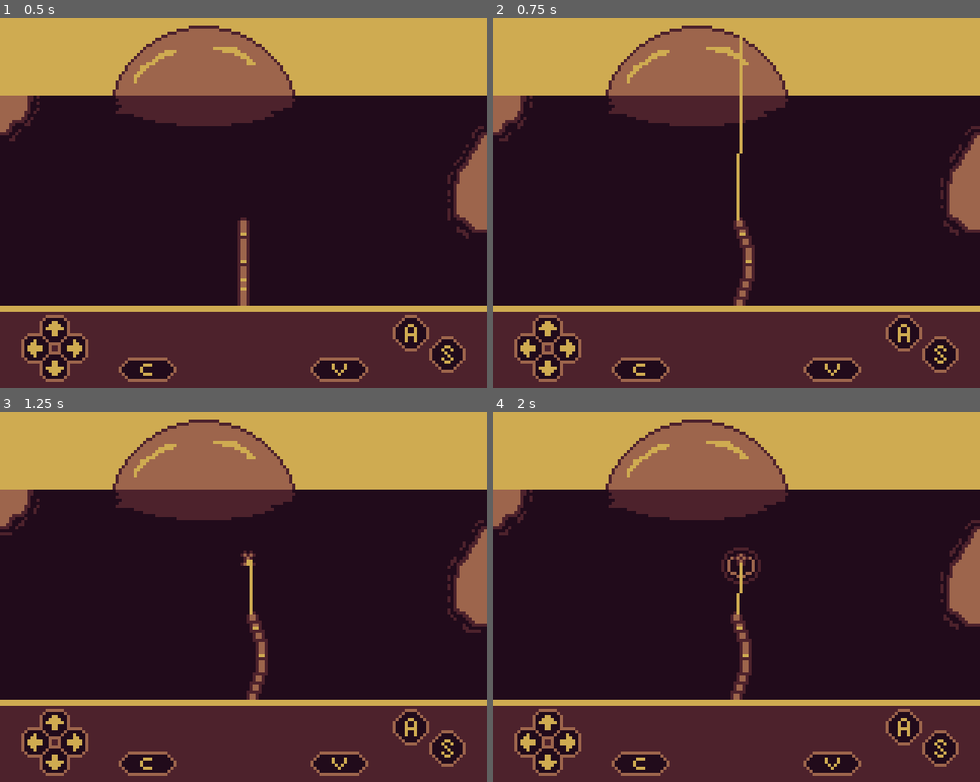
Above: before the commit, frames 1-4 (two rows, left to right).
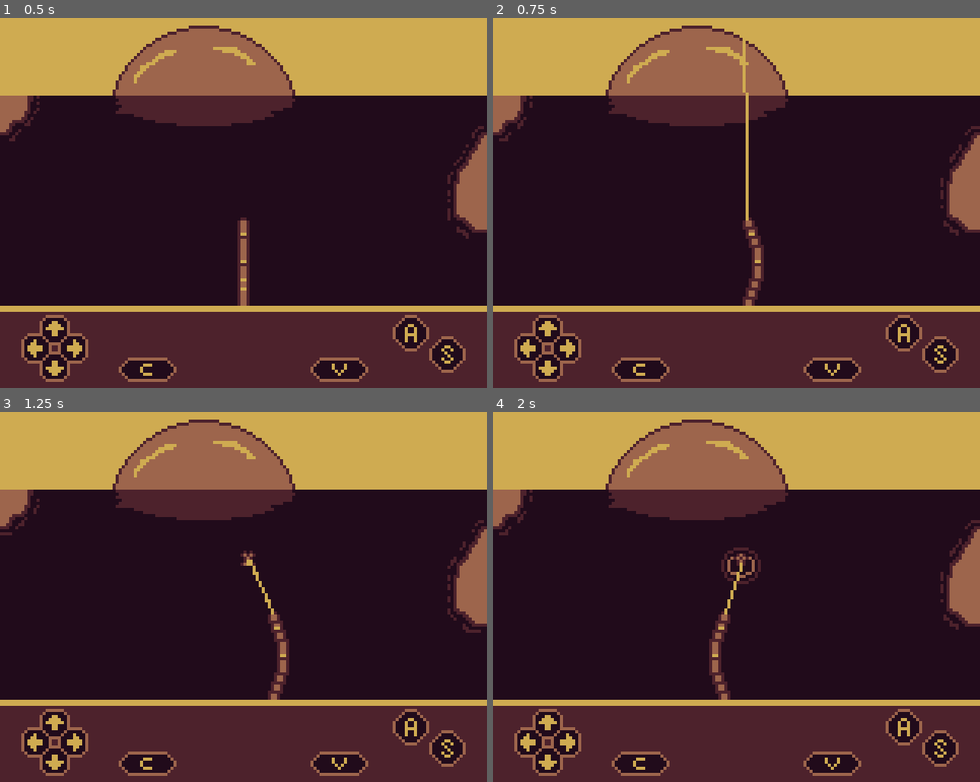
Above: after the commit, the same moments.

Repository: AparneetDey/luckyCatch
Game: Godot game, scene res://scenes/world/world.tscn
The game is run twice, just before and just after one commit, with the same random seed, the same clock (stepped at 60 frames per second) and the same inputs.
Inputs:
- Up to frame 1 (0.5 s): no input
- Up to frame 2 (0.75 s): hold Right (right) from 0.53 s (still down); hold S (s) from 0.53 s (still down); tap A (a) at 0.6 s
- Up to frame 3 (1.25 s): keep holding Right (right); keep holding S (s)
- Up to frame 4 (2 s): release Right (right) at 1.28 s; release S (s) at 1.28 s; hold Left (left) from 1.28 s (still down); tap S (s) at 1.35 s; tap A (a) at 1.55 s

Frame 1 is identical in both runs. In frame 2, 1.5% of the frame differs, in the area x 49-56%, y 5-78%; in frame 3, 1.4%; in frame 4, 1.4%.

Commit message:
Add fish catch/fail pop-up flow
Introduces a new catch result UI with reusable `FishDisplay` and `FishCaughtPopUp` scenes, plus new font/background/fail assets for presentation. Fishing state logic now tracks in-zone catch progress and out-of-zone danger time, emits `fish_caught`/`catch_failed` signals from `StateManager`, and transitions to CAUGHT/FAILED accordingly. UI now listens for these signals to show the fish caught card or a catch-failed card, and rod tuning/debug cleanup was included for smoother gameplay behavior.

Diff:
--- a/managers/state_manager.gd
+++ b/managers/state_manager.gd
@@ -7,3 +7,6 @@
 
 signal update_reel_indicator(value: float)
 signal update_safe_zone(size: float, position: float)
+
+signal fish_caught(fish: FishData)
+signal catch_failed
--- a/scenes/fishingRod/bamboo_rod.gd
+++ b/scenes/fishingRod/bamboo_rod.gd
@@ -15,7 +15,6 @@
 
 func _ready() -> void:
 	initial_position = position
-	print("rod")
 
 func _process(delta: float) -> void:
 	handle_animation()
@@ -47,5 +46,3 @@
 		var target_x := initial_position.x + max_shift_from_center * input_dir
 
 		position.x = move_toward(position.x, target_x, pull_speed * delta)
-
-	print(position.x)
--- a/scenes/fishingRod/bamboo_rod.tscn
+++ b/scenes/fishingRod/bamboo_rod.tscn
@@ -131,8 +131,8 @@
 [node name="BambooRod" type="Node2D" unique_id=1336956881]
 script = ExtResource("1_ged40")
 max_shift_from_center = 10
-pull_speed = 4.0
-return_speed = 2.0
+pull_speed = 20.0
+return_speed = 16.0
 
 [node name="BambooRodSprite" type="Sprite2D" parent="." unique_id=1479466855]
 texture = ExtResource("2_jm16a")
--- a/scenes/fishingRod/fishing.gd
+++ b/scenes/fishingRod/fishing.gd
@@ -1,6 +1,7 @@
 class_name Fishing
 extends Node2D
 
+const DANGER_LIMIT : float = 5.0
 
 @onready var bamboo_rod: BambooRod = %BambooRod
 @onready var bobber: Bobber = %Bobber
@@ -9,7 +10,9 @@
 
 enum State {IDLE, CASTING, WAITING, BITE, FIGHT, CAUGHT, FAILED}
 
+var catch_progress : float = 0.0
 var current_fish : FishData = null
+var danger_time : float = 0.0
 var reel_speed : float
 var release_speed : float
 var state := State.IDLE
@@ -25,7 +28,9 @@
 	fishing_line.visible = isFishing()
 	ripple.visible = state == State.BITE or state == State.FIGHT
 	handle_input(delta)
-	handleFishingLine()
+	handle_fishing_line()
+	handle_catch_time(delta)
+	handle_danger_time(delta)
 
 	if state == State.WAITING:
 		waiting_time -= delta
@@ -50,7 +55,6 @@
 		StateManager.reel_start.emit()
 
 	if state == State.FIGHT:
-		print(isInsideSafeZone())
 		if Input.is_action_pressed("s"):
 			tension += reel_speed * delta
 		else:
@@ -59,11 +63,33 @@
 		tension = clamp(tension, 0.0, 1.0)
 		StateManager.update_reel_indicator.emit(tension)
 
-func handleFishingLine() -> void:
+func handle_fishing_line() -> void:
 	var rod_point := fishing_line.to_local(bamboo_rod.line_point.global_position)
 	var bobber_point := fishing_line.to_local(bobber.line_point.global_position)
 	fishing_line.set_point_position(0, rod_point)
 	fishing_line.set_point_position(1, bobber_point)
+
+func handle_danger_time(delta: float) -> void:
+	if state == State.FIGHT:
+		if isInsideSafeZone():
+			danger_time = 0
+		else:
+			danger_time += delta
+
+			if danger_time >= DANGER_LIMIT:
+				print("Catch Fail")
+				StateManager.catch_failed.emit()
+				state = State.FAILED
+
+func handle_catch_time(delta: float) -> void:
+	if state == State.FIGHT:
+		if isInsideSafeZone():
+			catch_progress += delta
+
+			if catch_progress >= current_fish.required_catch_time:
+				print("Fish caught")
+				StateManager.fish_caught.emit(current_fish)
+				state = State.CAUGHT
 
 func isFishing() -> bool:
 	return [State.WAITING, State.BITE, State.FIGHT, State.CASTING].has(state)
--- /dev/null
+++ b/scenes/ui/fish_caught_pop_up.gd
@@ -0,0 +1,11 @@
+class_name FishCaughtPopUp
+extends Control
+
+@onready var fish_display: FishDisplay = $FishDisplay
+
+func _ready() -> void:
+	print(fish_display)
+
+func set_properties(fish_sprite: Texture, fish_name: String) -> void:
+	fish_display.set_fish_sprite(fish_sprite)
+	fish_display.set_fish_name(fish_name)
--- /dev/null
+++ b/scenes/ui/fish_caught_pop_up.tscn
@@ -0,0 +1,70 @@
+[gd_scene format=3 uid="uid://cowbb7nprsslk"]
+
+[ext_resource type="PackedScene" uid="uid://cmbfq2q1i1rk2" path="res://scenes/ui/fish_display.tscn" id="1_obau0"]
+[ext_resource type="Script" uid="uid://dysmhs5sbf2r4" path="res://scenes/ui/fish_caught_pop_up.gd" id="1_y5omu"]
+
+[sub_resource type="Animation" id="Animation_obau0"]
+length = 0.001
+tracks/0/type = "value"
+tracks/0/imported = false
+tracks/0/enabled = true
+tracks/0/path = NodePath("FishDisplay:scale")
+tracks/0/interp = 1
+tracks/0/loop_wrap = true
+tracks/0/keys = {
+"times": PackedFloat32Array(0),
+"transitions": PackedFloat32Array(1),
+"update": 0,
+"values": [Vector2(1e-05, 1e-05)]
+}
+
+[sub_resource type="Animation" id="Animation_y5omu"]
+resource_name = "start"
+length = 0.3
+step = 0.1
+tracks/0/type = "value"
+tracks/0/imported = false
+tracks/0/enabled = true
+tracks/0/path = NodePath("FishDisplay:scale")
+tracks/0/interp = 1
+tracks/0/loop_wrap = true
+tracks/0/keys = {
+"times": PackedFloat32Array(0, 0.2, 0.3),
+"transitions": PackedFloat32Array(1, 1, 1),
+"update": 0,
+"values": [Vector2(1e-05, 1e-05), Vector2(1.2, 1.2), Vector2(1, 1)]
+}
+
+[sub_resource type="AnimationLibrary" id="AnimationLibrary_7j6al"]
+_data = {
+&"RESET": SubResource("Animation_obau0"),
+&"start": SubResource("Animation_y5omu")
+}
+
+[node name="FishCaughtPopUp" type="Control" unique_id=457721746]
+layout_mode = 3
+anchors_preset = 15
+anchor_right = 1.0
+anchor_bottom = 1.0
+grow_horizontal = 2
+grow_vertical = 2
+script = ExtResource("1_y5omu")
+
+[node name="FishDisplay" parent="." unique_id=600934481 instance=ExtResource("1_obau0")]
+layout_mode = 1
+anchors_preset = 8
+anchor_left = 0.5
+anchor_top = 0.5
+anchor_right = 0.5
+anchor_bottom = 0.5
+offset_left = -24.0
+offset_top = -24.0
+offset_right = 24.0
+offset_bottom = 24.0
+grow_horizontal = 2
+grow_vertical = 2
+scale = Vector2(1e-05, 1e-05)
+
+[node name="AnimationPlayer" type="AnimationPlayer" parent="." unique_id=65919721]
+libraries/ = SubResource("AnimationLibrary_7j6al")
+autoplay = &"start"
--- /dev/null
+++ b/scenes/ui/fish_display.gd
@@ -0,0 +1,11 @@
+class_name FishDisplay
+extends TextureRect
+
+@onready var fish_sprite: TextureRect = $FishSprite
+@onready var fish_name: Label = $FishName
+
+func set_fish_sprite(sprite: Texture) -> void:
+	fish_sprite.texture = sprite
+
+func set_fish_name(display_name: String) -> void:
+	fish_name.text = display_name
--- /dev/null
+++ b/scenes/ui/fish_display.tscn
@@ -0,0 +1,46 @@
+[gd_scene format=3 uid="uid://cmbfq2q1i1rk2"]
+
+[ext_resource type="Texture2D" uid="uid://u6y4jm5hqsgi" path="res://assets/ui/fish-display-bg.png" id="1_gooy8"]
+[ext_resource type="Texture2D" uid="uid://dixj75knl2avg" path="res://assets/fishes/fish-1-silhouette.png" id="2_aojk4"]
+[ext_resource type="Script" uid="uid://c3e5rjs0xk8e" path="res://scenes/ui/fish_display.gd" id="2_gh33q"]
+[ext_resource type="FontFile" uid="uid://do6cfgycbkct6" path="res://assets/fonts/my 3x5 tiny mono pixel font.ttf" id="4_gh33q"]
+
+[node name="FishDisplay" type="TextureRect" unique_id=600934481]
+offset_right = 64.0
+offset_bottom = 48.0
+pivot_offset = Vector2(24, 24)
+texture = ExtResource("1_gooy8")
+stretch_mode = 2
+script = ExtResource("2_gh33q")
+
+[node name="FishSprite" type="TextureRect" parent="." unique_id=178530346]
+layout_mode = 1
+anchors_preset = 8
+anchor_left = 0.5
+anchor_top = 0.5
+anchor_right = 0.5
+anchor_bottom = 0.5
+offset_left = -16.0
+offset_top = -19.0
+offset_right = 16.0
+offset_bottom = 13.0
+grow_horizontal = 2
+grow_vertical = 2
+texture = ExtResource("2_aojk4")
+stretch_mode = 2
+
+[node name="FishName" type="Label" parent="." unique_id=1827661877]
+layout_mode = 1
+anchors_preset = 12
+anchor_top = 1.0
+anchor_right = 1.0
+anchor_bottom = 1.0
+offset_top = -9.0
+offset_bottom = -4.0
+grow_horizontal = 2
+grow_vertical = 0
+theme_override_colors/font_color = Color(0.12941177, 0.043137256, 0.105882354, 1)
+theme_override_fonts/font = ExtResource("4_gh33q")
+theme_override_font_sizes/font_size = 6
+text = "Name"
+horizontal_alignment = 1
--- a/scenes/ui/ui.gd
+++ b/scenes/ui/ui.gd
@@ -1,13 +1,38 @@
 extends CanvasLayer
 
+const POP_UP_PREFAB := preload("res://scenes/ui/fish_caught_pop_up.tscn")
+const CATCH_FAIL_SPRITE := preload("res://assets/ui/catch-fail.png")
+
 @onready var reel_bar: TextureRect = %ReelBar
+
+var pop_up_screen : FishCaughtPopUp = null
 
 func _ready() -> void:
 	StateManager.reel_start.connect(onReelStart.bind())
 	StateManager.reel_stop.connect(onReelStop.bind())
+	StateManager.fish_caught.connect(onFishCaught.bind())
+	StateManager.catch_failed.connect(onCatchFailed.bind())
 
 func onReelStart() -> void:
 	reel_bar.visible = true
 
 func onReelStop() -> void:
 	reel_bar.visible = false
+
+func onFishCaught(fish: FishData) -> void:
+	if pop_up_screen:
+		pop_up_screen.queue_free()
+		pop_up_screen = null
+	else:
+		pop_up_screen = POP_UP_PREFAB.instantiate()
+		add_child(pop_up_screen)
+		pop_up_screen.set_properties(fish.fish_sprite, fish.display_name)
+
+func onCatchFailed() -> void:
+	if pop_up_screen:
+		pop_up_screen.queue_free()
+		pop_up_screen = null
+	else:
+		pop_up_screen = POP_UP_PREFAB.instantiate()
+		add_child(pop_up_screen)
+		pop_up_screen.set_properties(CATCH_FAIL_SPRITE, "Catch Failed")
Binary file added: assets/fonts/my 3x5 tiny mono pixel font.ttf
Not shown, added: assets/fonts/my 3x5 tiny mono pixel font.ttf.import
Binary file added: assets/ui/catch-fail.png
Not shown, added: assets/ui/catch-fail.png.import
Binary file added: assets/ui/fish-display-bg.png
Not shown, added: assets/ui/fish-display-bg.png.import
Not shown, added: scenes/ui/fish_caught_pop_up.gd.uid
Not shown, added: scenes/ui/fish_display.gd.uid
